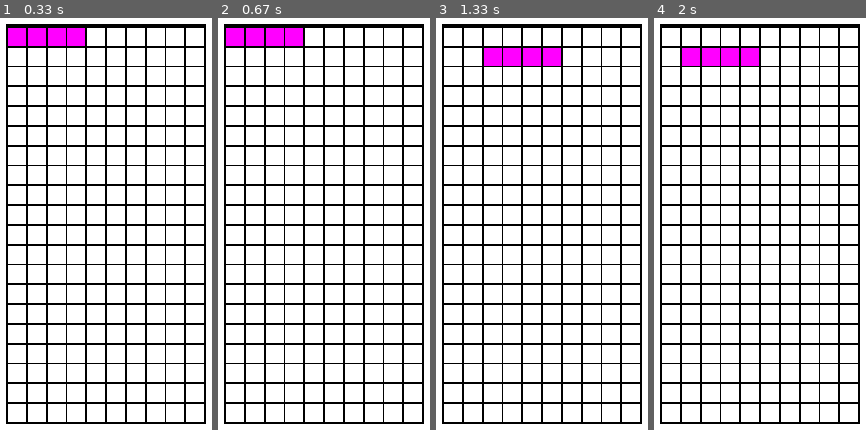
Above: before the commit, frames 1-4 (left to right).
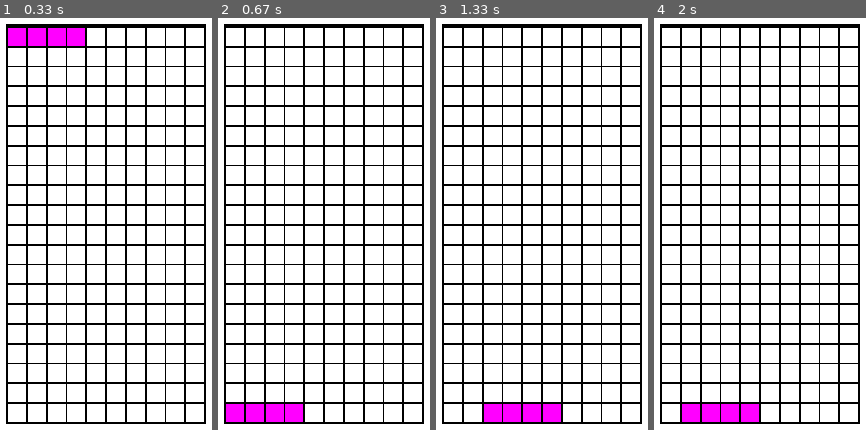
Above: after the commit, the same moments.

Repository: IM-THE-GRASS/pygame-tetris-remake
Game: pygame game, started from main.py
The game is run twice, just before and just after one commit, with the same random seed, the same clock (stepped at 60 frames per second) and the same inputs.
Inputs:
- Up to frame 1 (0.33 s): no input
- Up to frame 2 (0.67 s): tap Space at 0.33 s
- Up to frame 3 (1.33 s): hold Right 0.67-1.13 s; tap Space at 0.73, 1.03, 1.23 s; hold Right from 1.17 s (still down)
- Up to frame 4 (2 s): tap Space at 1.53, 1.73 s; release Right at 1.63 s; hold Left from 1.67 s (still down)

Frame 1 is identical in both runs. In frame 2, 3.0% of the frame differs, in the area x 3-41%, y 2-99%; in frame 3, 3.0%; in frame 4, 3.0%.

Commit message:
Update main.py

Diff:
--- a/main.py
+++ b/main.py
@@ -42,7 +42,6 @@
             except:
                 self.pos = self.last_valid_pos
                 return False
-        print(self.current)
         for square in self.current:
             thesquare = squares[square]
             thesquare["color"] = (255,255,255)
@@ -53,7 +52,6 @@
             position["color"] = (255,0,255)
             position["state"] = 1
             self.current[square] = 1
-            print(self.current)
             self.last_valid_pos = self.pos
 
 
@@ -85,6 +83,11 @@
                 peices.pos = (peices.pos[0] - 1, peices.pos[1])
             if event.key == pygame.K_DOWN:
                 peices.pos = (peices.pos[0], peices.pos[1] - 1)
+            if event.key == pygame.K_SPACE:
+                peices.pos = (peices.pos[0], peices.pos[1] - 1)
+                for i in range(lines):
+                    print(i)
+                    peices.pos = (peices.pos[0], 0)
 
     screen.fill((255, 255, 255))
     pygame.draw.rect(screen, (0,0,0), board)
